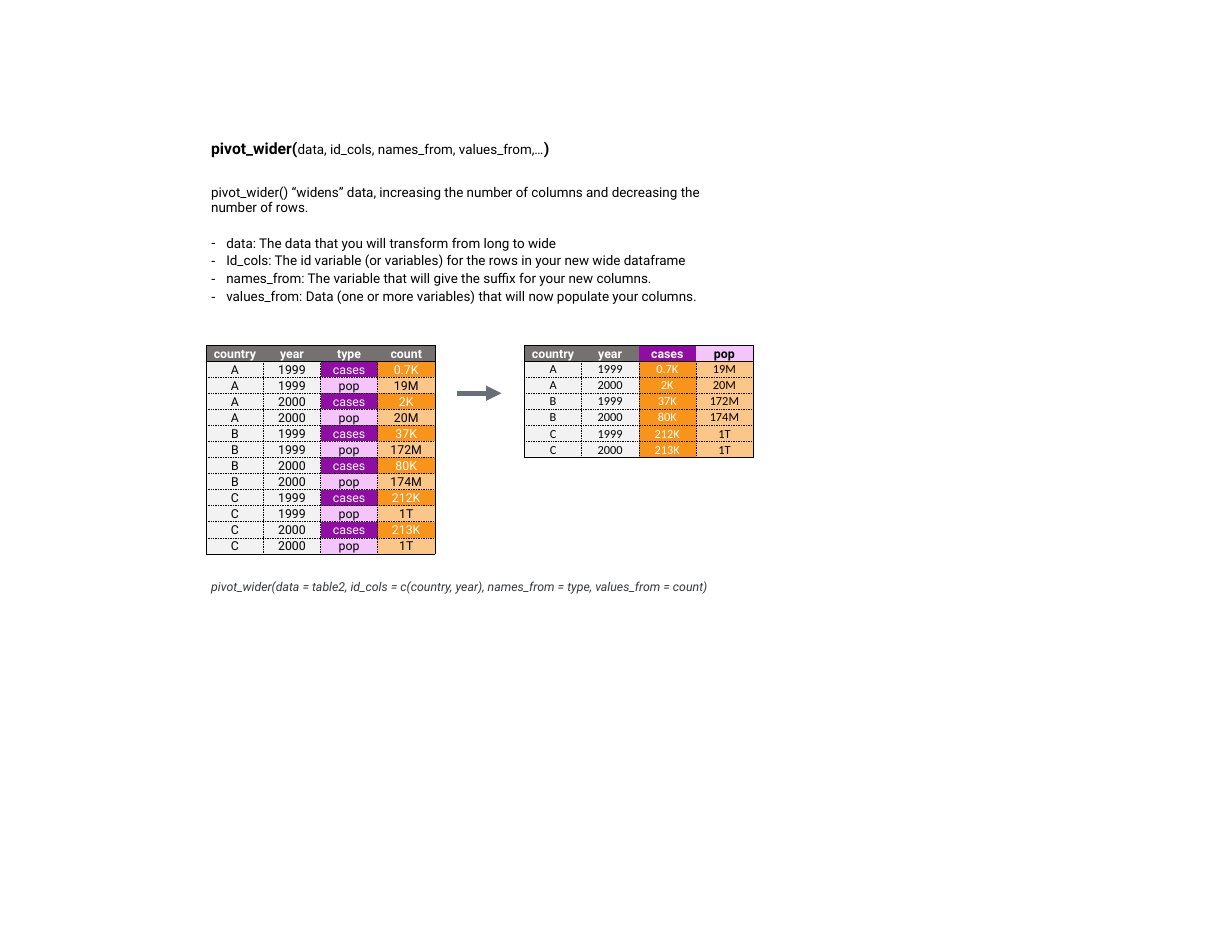
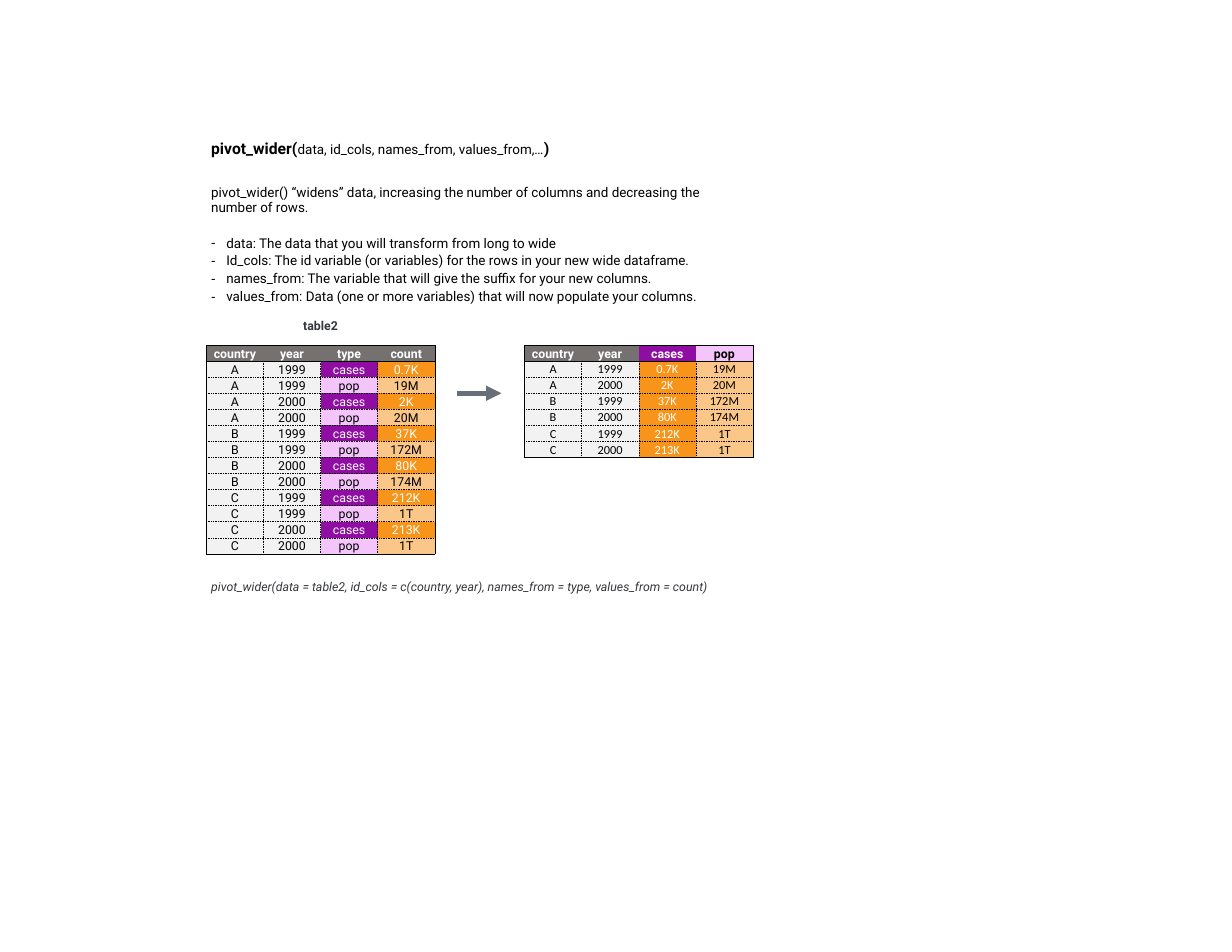
Before and after one commit to maibennett/sta235, a slide deck: slide 3 of exampleSite/content/images/data-import.pptx. Drawn at 1232x952 pixels with LibreOffice and Linux fonts; fonts in the diff are those of the drawing. Boxes give left, top, right and bottom in pixels: in the first picture for what was removed or moved away, otherwise in the second. Text is boxed around its words. In the diff, an @@ line names an element or a change of style, - is before the commit and + after.

```diff
--- a/exampleSite/content/images/data-import.pptx
+++ b/exampleSite/content/images/data-import.pptx
@@ text at bbox=[226, 254, 689, 268]: text changed @@
-– Id_cols: The id variable (or variables) for the rows in your new wide dataframe
+– Id_cols: The id variable (or variables) for the rows in your new wide dataframe.
@@ text added at bbox=[303, 320, 338, 330], 11 pt, text #34383B, bold @@
+table2
```
Also in this commit, not shown: 4 other files.
